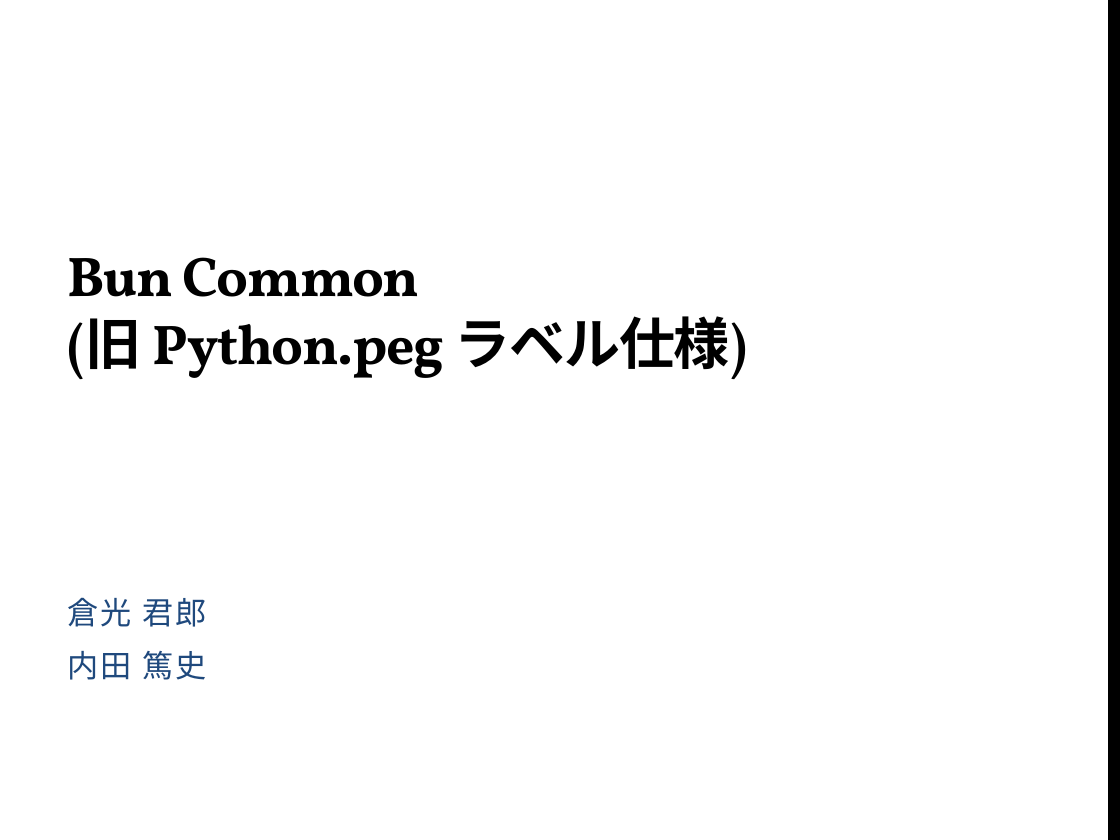
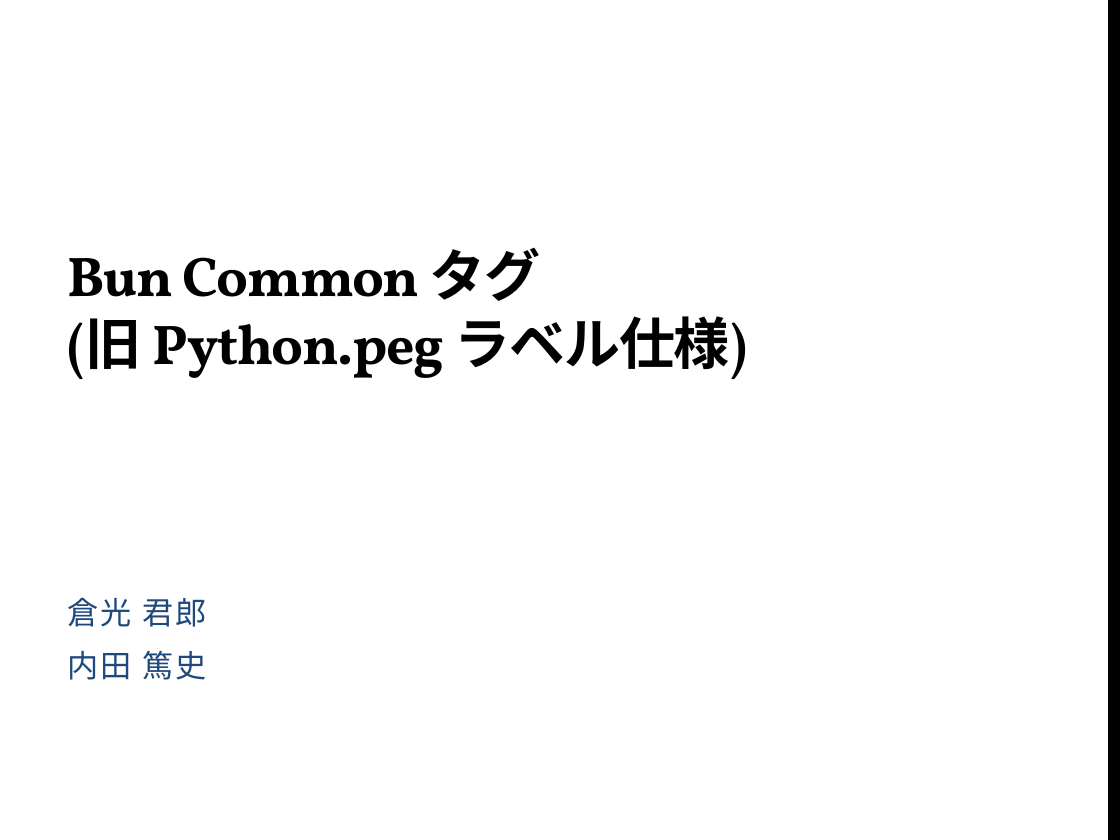
Before and after one commit to yshinya6/libbun2, a slide deck: slide 1 of doc/BunCommon.pptx. Drawn at 1120x840 pixels with LibreOffice and Linux fonts; fonts in the diff are those of the drawing; background and template pictures are left out. Boxes give left, top, right and bottom in pixels: in the first picture for what was removed or moved away, otherwise in the second. Text is boxed around its words. In the diff, an @@ line names an element or a change of style, - is before the commit and + after.

```diff
--- a/doc/BunCommon.pptx
+++ b/doc/BunCommon.pptx
@@ title at (x1=67, y1=248, x2=748, y2=379): text changed @@
-Bun Common
-(旧 Python.peg ラベル仕様)
+Bun Common タグ
+(旧 Python.peg ラベル仕様)
```
Also in this commit, not shown: 4 other slides changed, 6 slides added, 1 slide removed.
